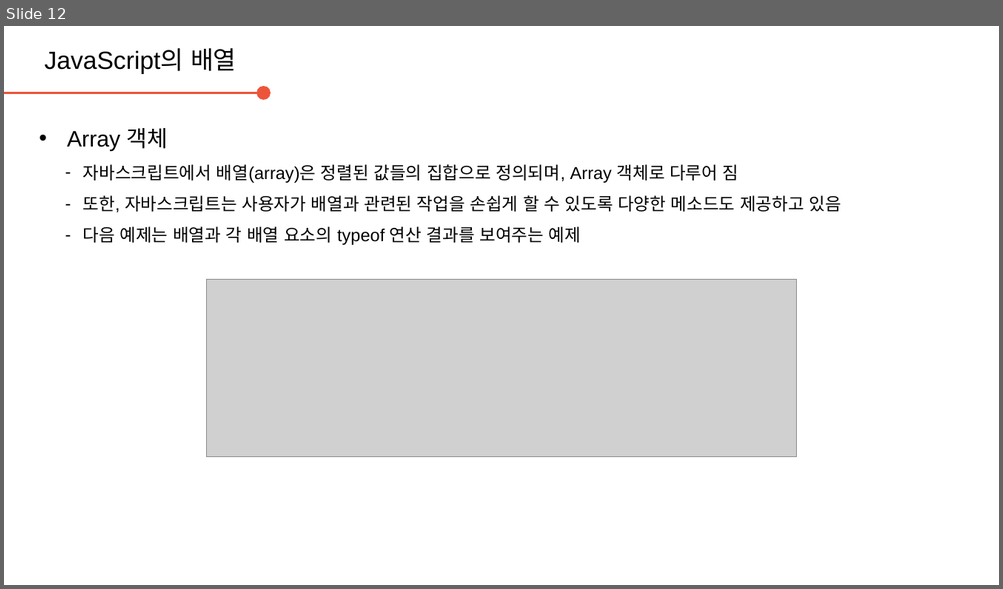
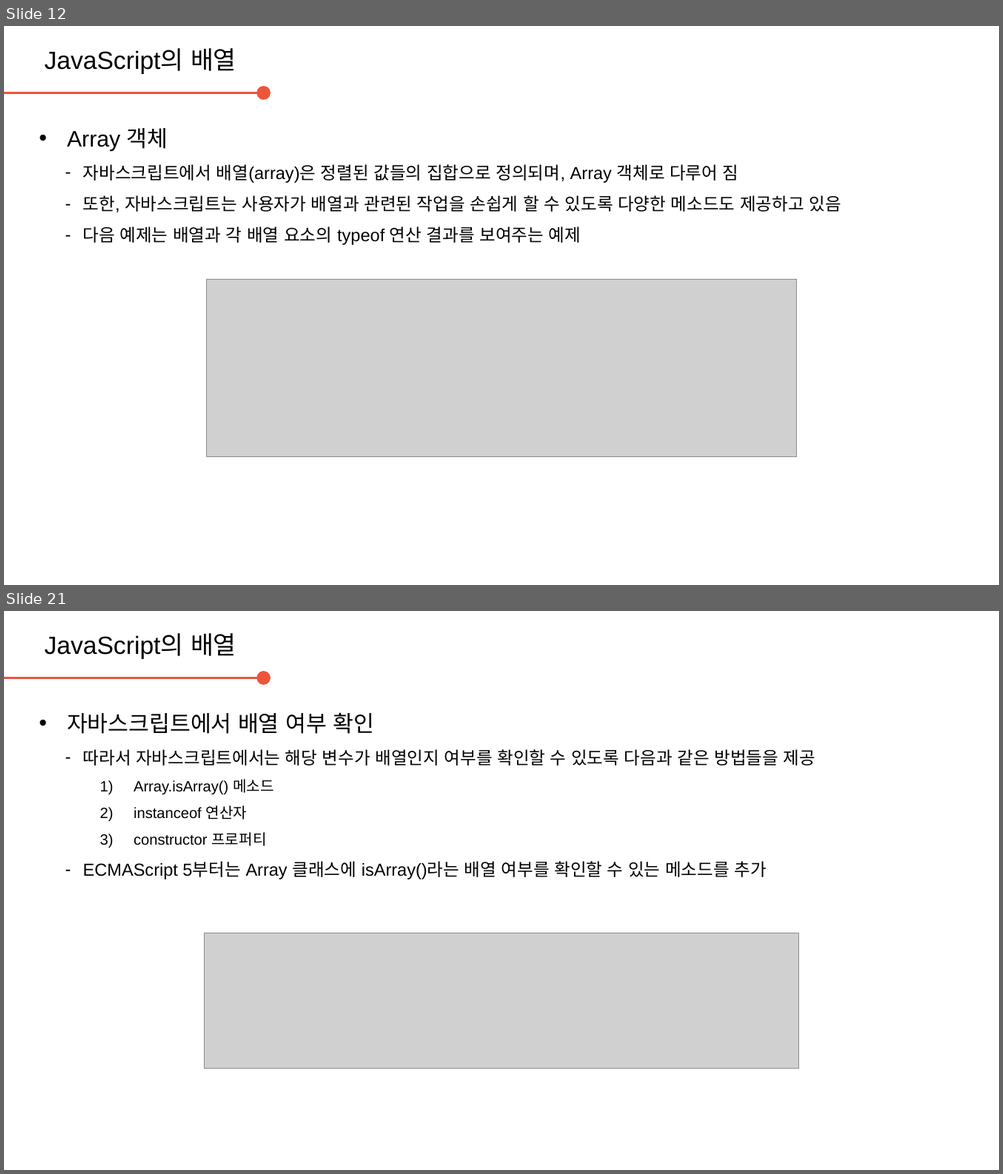
Before and after one commit to daegukdo/GCWM, a slide deck: 34/200824_JavaScript_array.pptx. Shown one above the other, each under a label of ours: slide 12 before the commit, slides 12 and 21 after it; the slides between them are not shown. The pictures are 1003x589 and 1003x1174 pixels, drawn with LibreOffice and Linux fonts; fonts in the diff are those of the drawing; grey boxes stand for pictures; background and template pictures are left out. Boxes give left, top, right and bottom in pixels: in the first picture for what was removed or moved away, otherwise in the second. Text is boxed around its words. In the diff, an @@ line names an element or a change of style, - is before the commit and + after.

Commit message:
get coding with me  - edit JavaScript resource (array)

```diff
--- a/34/200824_JavaScript_array.pptx
+++ b/34/200824_JavaScript_array.pptx
@@ slide 21 added at [4,611,999,1170], background #FFFFFF @@
@@ text added at [45,633,236,659], 20 pt, text #000000 @@
+JavaScript의 배열
@@ arrow added from (4, 678) to (264, 678), #ED553B 2.25 pt @@
@@ text added at [67,712,815,880], 14 pt, text #000000 @@
+• 자바스크립트에서 배열 여부 확인
+  – 따라서 자바스크립트에서는 해당 변수가 배열인지 여부를 확인할 수 있도록 다음과 같은 방법들을 제공
+    1) Array.isArray() 메소드
+    2) instanceof 연산자
+    3) constructor 프로퍼티
+  – ECMAScript 5부터는 Array 클래스에 isArray()라는 배열 여부를 확인할 수 있는 메소드를 추가
@@ picture added at [205,933,799,1068] @@
```
Also in this commit, not shown: 10 other slides added, 1 slide removed, 1 other file.
